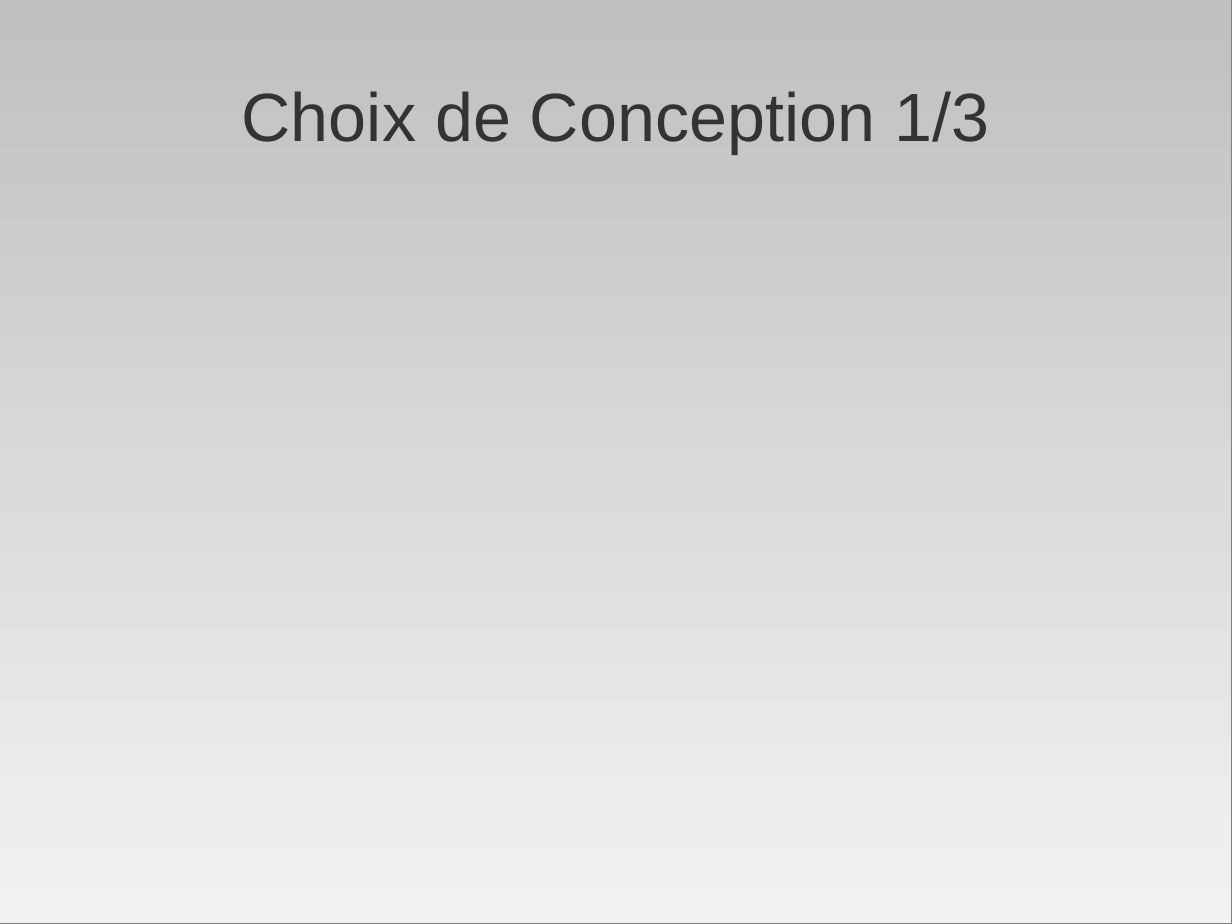
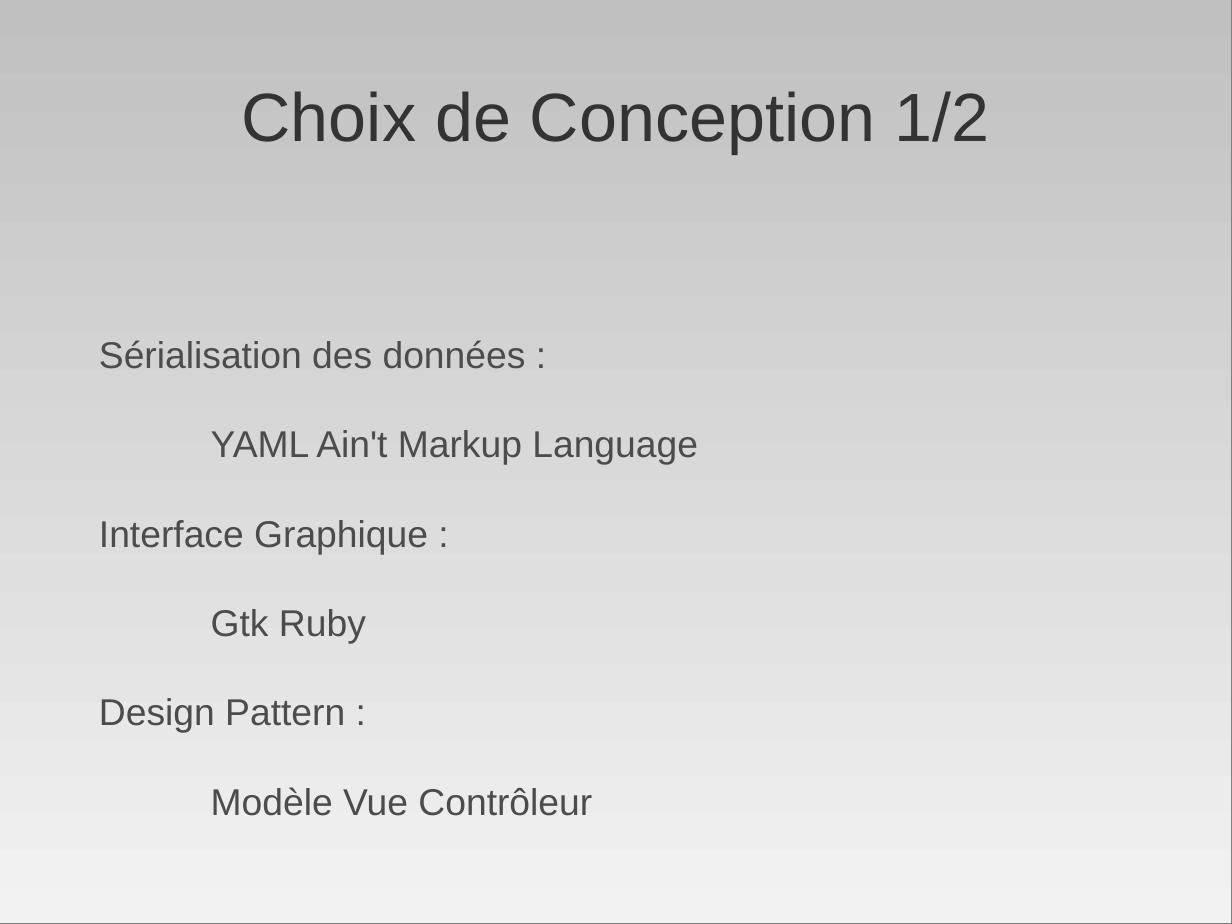
Before and after one commit to AniceK/craketeam, a slide deck: slide 7 of Documentation/Presentation/diapo_craketeam.odp. Drawn at 1232x924 pixels with LibreOffice and Linux fonts; fonts in the diff are those of the drawing. Boxes give left, top, right and bottom in pixels: in the first picture for what was removed or moved away, otherwise in the second. Text is boxed around its words. In the diff, an @@ line names an element or a change of style, - is before the commit and + after.

```diff
--- a/Documentation/Presentation/diapo_craketeam.odp
+++ b/Documentation/Presentation/diapo_craketeam.odp
@@ title at <box>242,91,989,153</box>: text changed @@
-Choix de Conception 1/3
+Choix de Conception 1/2
@@ text added at <box>99,340,698,816</box>, 24 pt, text #4C4C4C @@
+Sérialisation des données :
+YAML Ain't Markup Language
+Interface Graphique :
+Gtk Ruby
+Design Pattern :
+Modèle Vue Contrôleur
```
Also in this commit, not shown: 3 other slides changed, 1 slide added, 2 slides removed.
